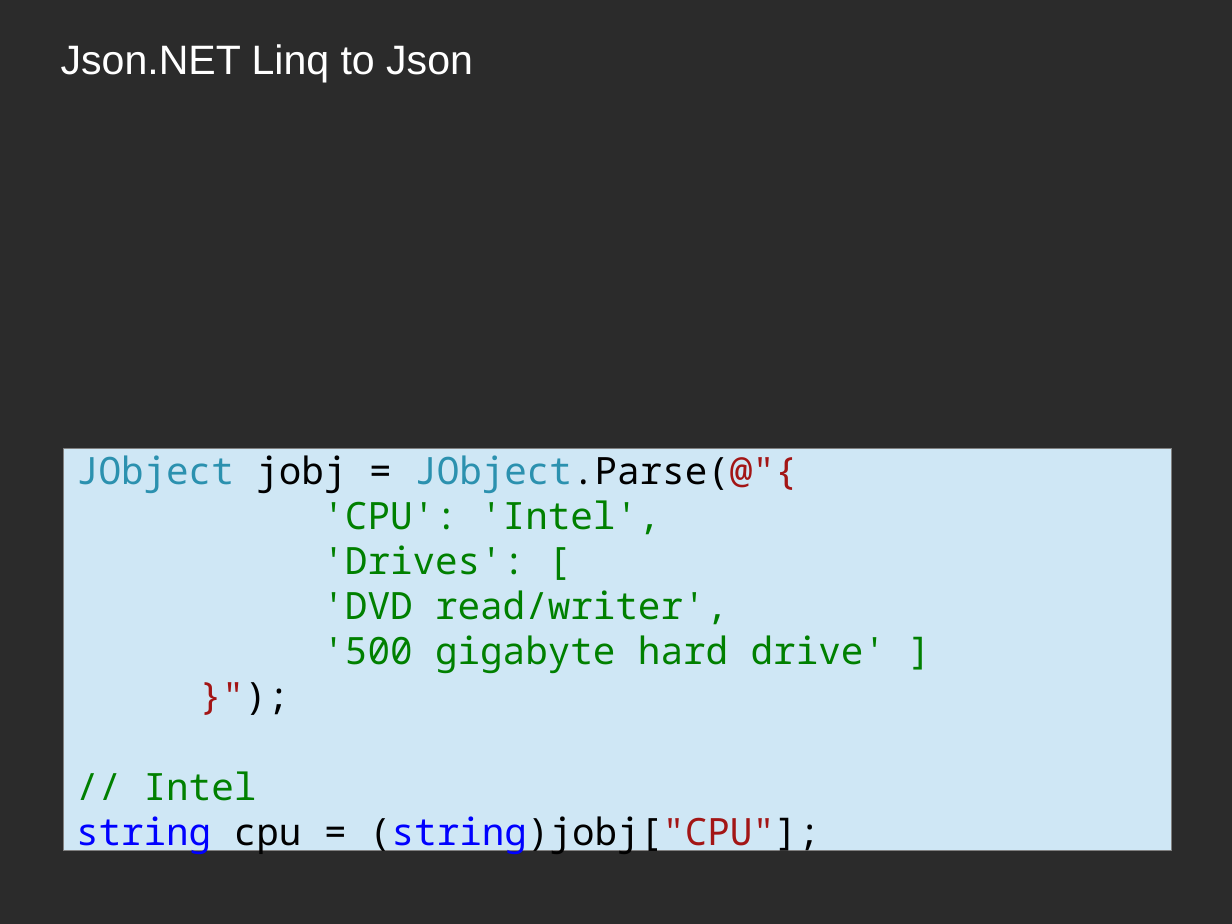
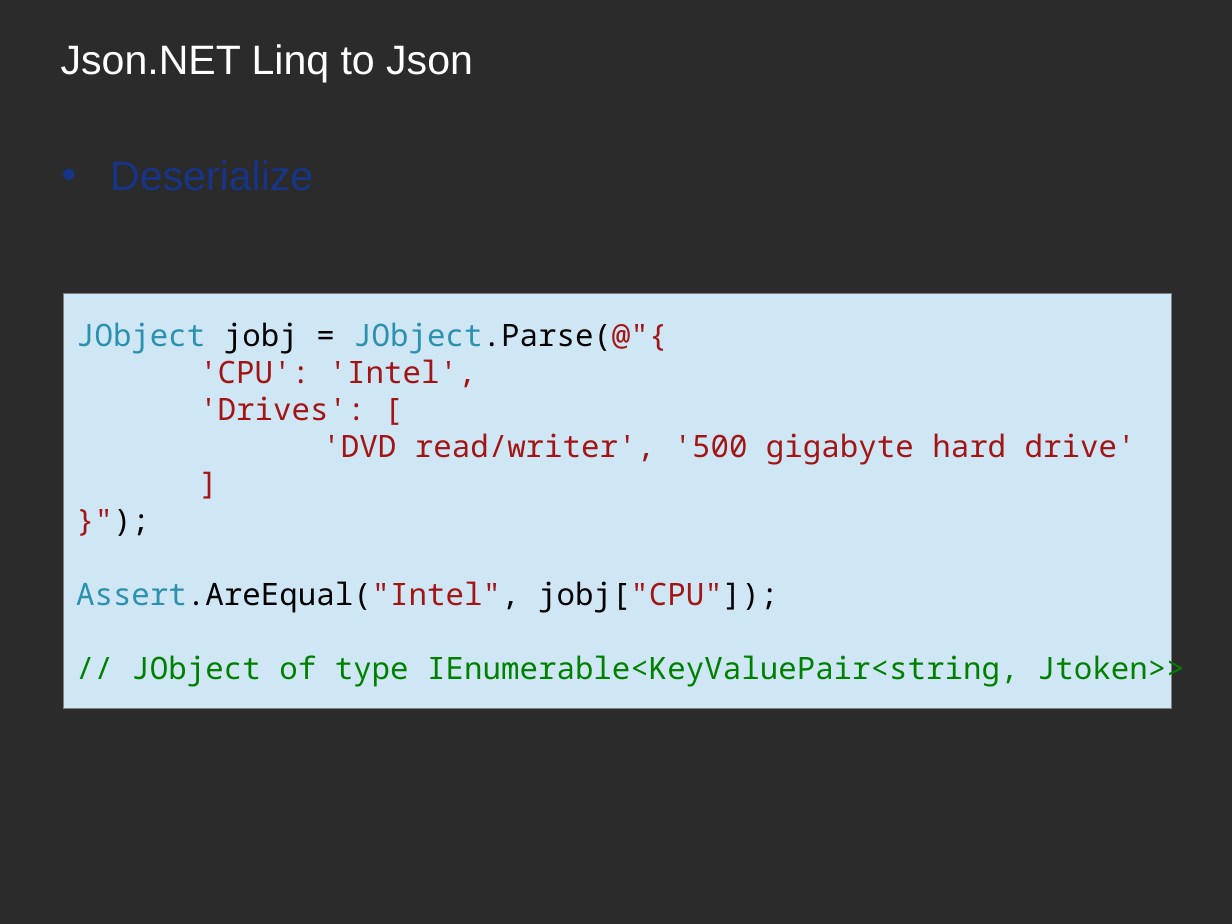
Before and after one commit to Timothep/MarathonWOShoes, a slide deck: slide 21 of BarefootMarathon.odp (slide 20 before the commit). Drawn at 1232x924 pixels with LibreOffice and Linux fonts; fonts in the diff are those of the drawing; background and template pictures are left out; a plain dark background stands for a picture behind light text. Boxes give left, top, right and bottom in pixels: in the first picture for what was removed or moved away, otherwise in the second. Text is boxed around its words. In the diff, an @@ line names an element or a change of style, - is before the commit and + after.

```diff
--- a/BarefootMarathon.odp
+++ b/BarefootMarathon.odp
@@ text added at (62, 149, 1170, 827), 24 pt, text #173486 @@
+• Deserialize
@@ rectangle "JObject jobj = JObject.Parse(@"{": place and size @@
-rectangle "JObject jobj = JObject.Parse(@"{" at (64, 448, 1172, 850)
+rectangle "JObject jobj = JObject.Parse(@"{" at (64, 293, 1172, 708)
@@ text in rectangle at (76, 322, 667, 421): size 22 to 18 pt in "JObject jobj = JObject.Parse(@"{", "'CPU': 'Intel',", "'Drives': [", "}");"; text colour #008000 to #A31515 in "'CPU': 'Intel',", "'Drives': [" @@
@@ text in rectangle at (322, 433, 1136, 465): text changed; size 22 to 18 pt; text colour #008000 to #A31515 @@
-'DVD read/writer',
-'500 gigabyte hard drive' ]
+'DVD read/writer', '500 gigabyte hard drive'
+]
@@ text in rectangle at (76, 581, 1185, 688): text changed; size 22 to 18 pt; text colour #000000 to #008000 @@
-// Intel
-string cpu = (string)jobj["CPU"];
+Assert.AreEqual("Intel", jobj["CPU"]);
+// JObject of type IEnumerable<KeyValuePair<string, Jtoken>>
```
Also in this commit, not shown: 23 other slides changed, 3 slides added, 3 slides removed, 4 other files.
